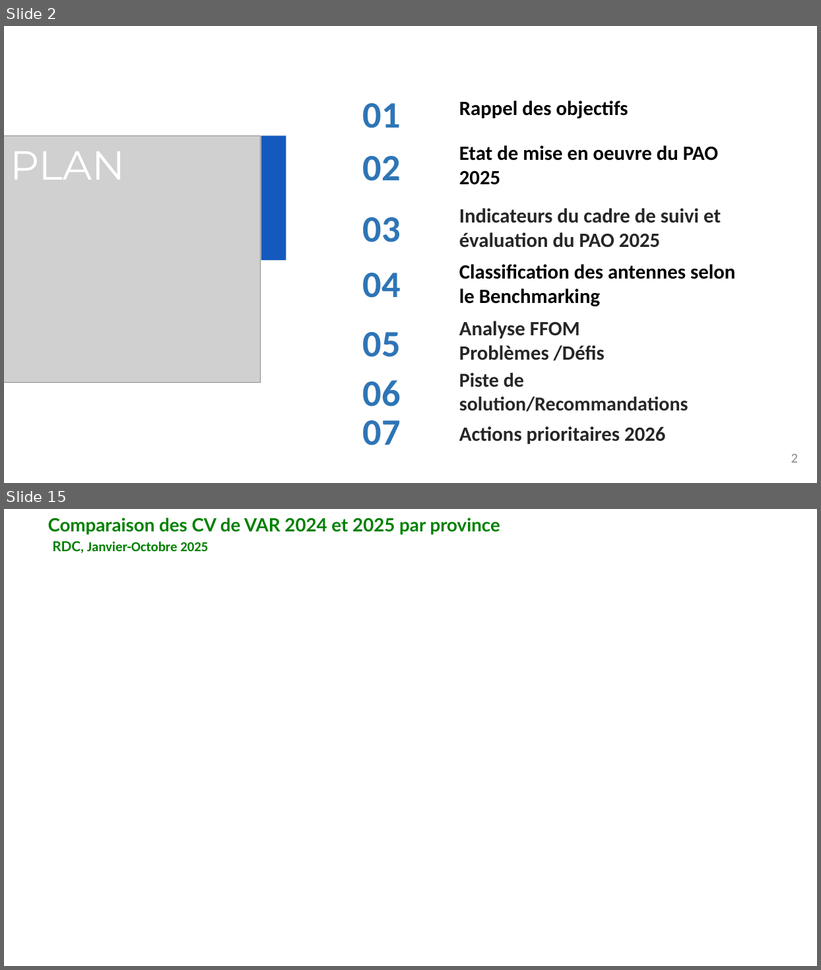
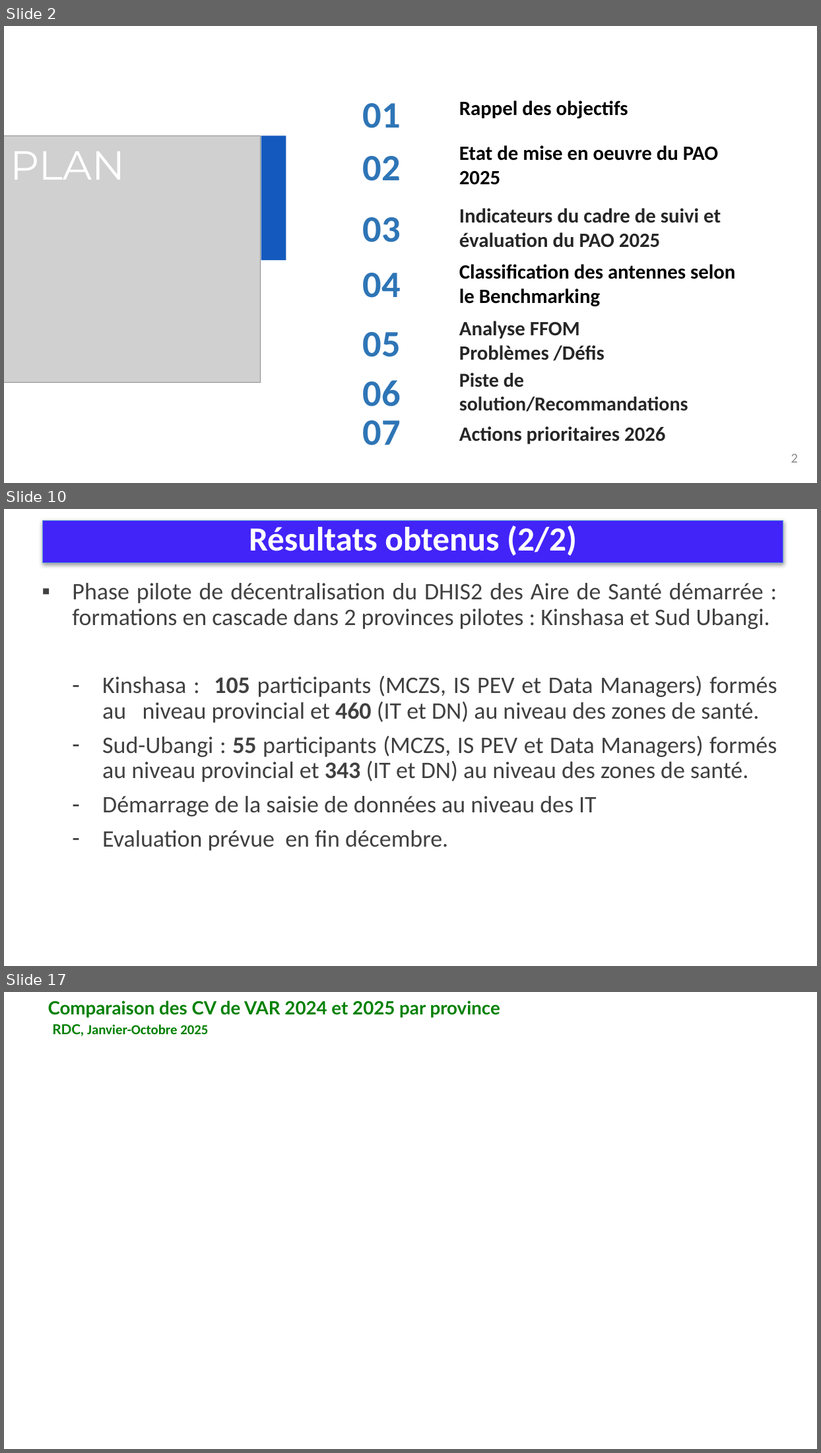
Before and after one commit to WHO-IST-CA/revue_annuelle, a slide deck: docs/epi/presentations/j1/Revue annuelle-PEV_qualité des données-14122025.pptx. Shown one above the other, each under a label of ours: slides 2 and 15 before the commit, slides 2, 10 and 17 after it; the slides between them are not shown. The pictures are 821x970 and 821x1453 pixels, drawn with LibreOffice and Linux fonts; fonts in the diff are those of the drawing; grey boxes stand for pictures. Boxes give left, top, right and bottom in pixels: in the first picture for what was removed or moved away, otherwise in the second. Text is boxed around its words. In the diff, an @@ line names an element or a change of style, - is before the commit and + after.

Commit message:
correcting data quality presentation

```diff
--- a/docs/epi/presentations/j1/Revue annuelle-PEV_qualité des données-14122025.pptx
+++ b/docs/epi/presentations/j1/Revue annuelle-PEV_qualité des données-14122025.pptx
@@ slide 10 added at (4, 509, 817, 966), background #FFFFFF @@
@@ title added at (42, 520, 783, 562), fill #4224F8, outline #5B9BD5 0.75 pt, 40 pt, text #FFFFFF, bold @@
+Résultats obtenus (2/2)
@@ text added at (72, 583, 777, 851), 28 pt, text #404040 @@
+▪ Phase pilote de décentralisation du DHIS2 des Aire de Santé démarrée : formations en cascade dans 2 provinces pilotes : Kinshasa et Sud Ubangi.
+– Kinshasa : 105 participants (MCZS, IS PEV et Data Managers) formés au niveau provincial et 460 (IT et DN) au niveau des zones de santé.
+– Sud-Ubangi : 55 participants (MCZS, IS PEV et Data Managers) formés au niveau provincial et 343 (IT et DN) au niveau des zones de santé.
+– Démarrage de la saisie de données au niveau des IT
+– Evaluation prévue en fin décembre.
@@ what was slide 15 is now slide 17 @@
```
Also in this commit, not shown: 17 slides changed, 5 other slides added, 1 slide removed, 1 other file.
